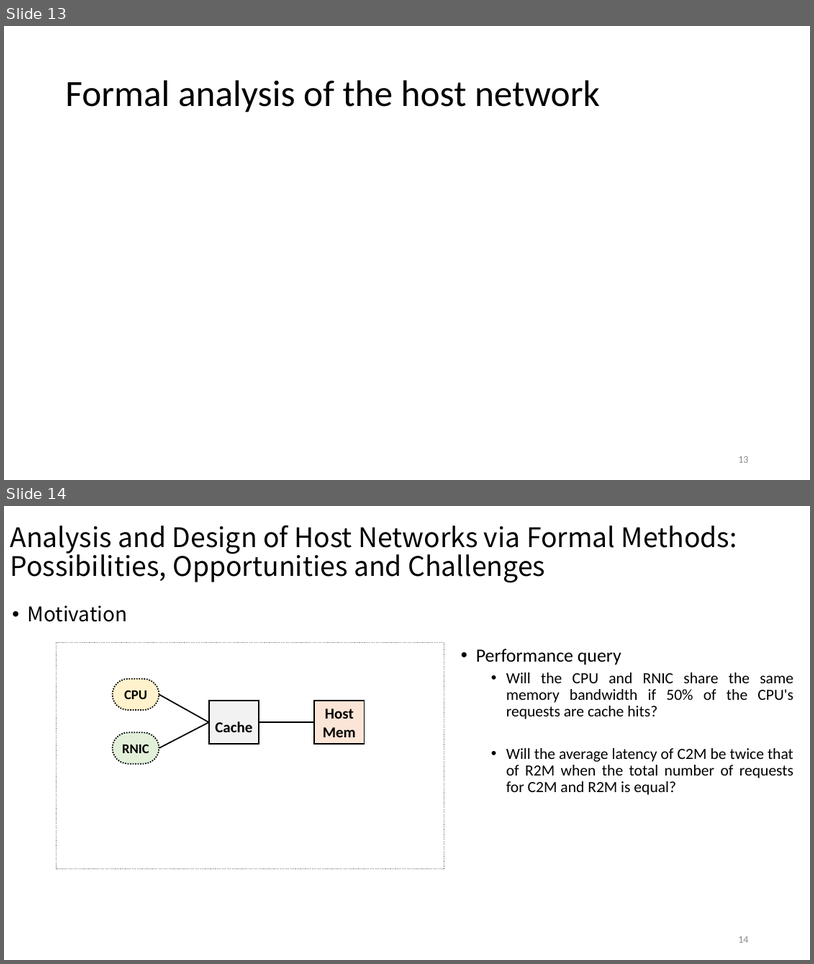
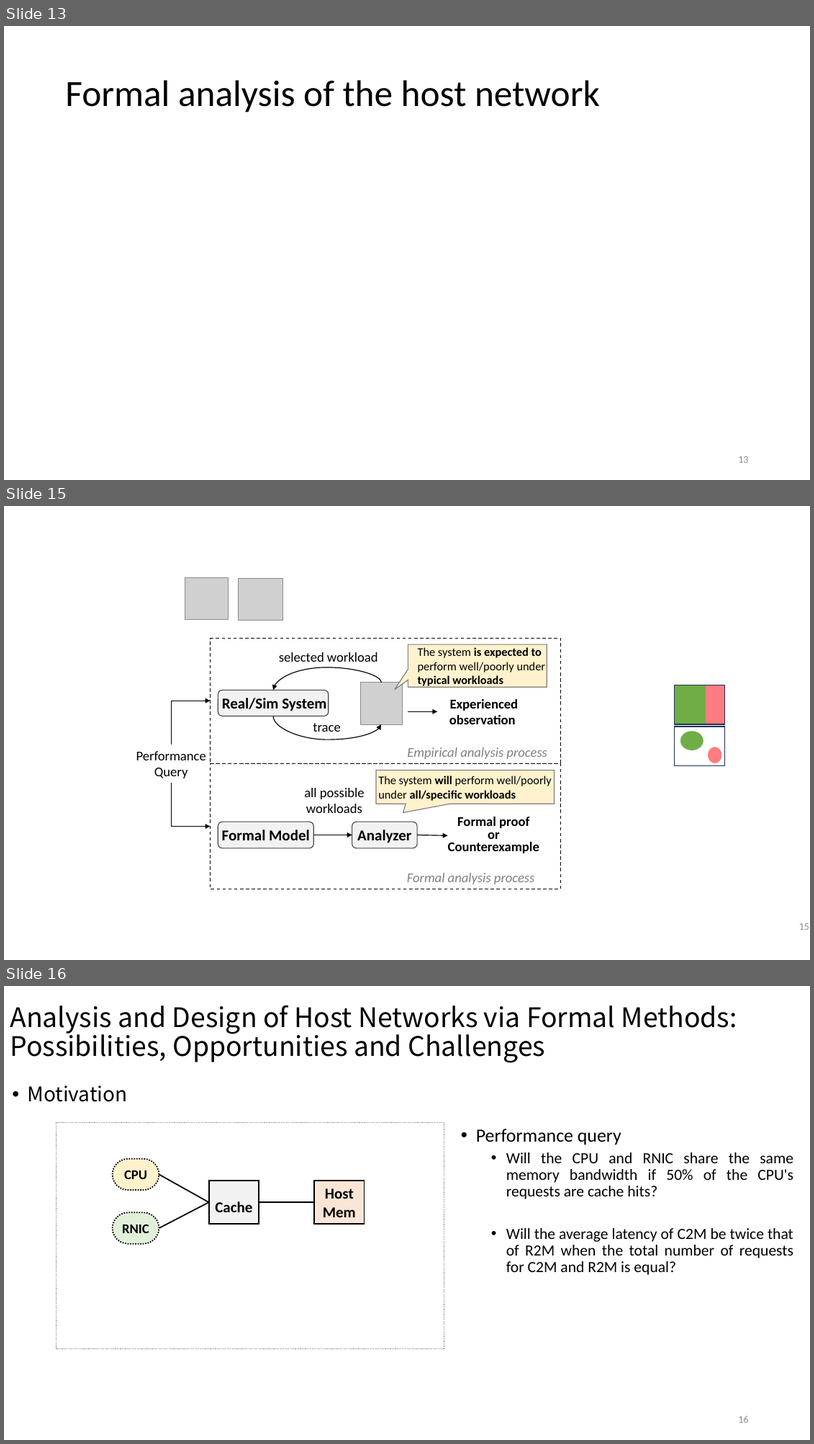
Before and after one commit to yrll/host-net-analysis, a slide deck: doc/host-network-verification-2025-06-rulan.pptx. Shown one above the other, each under a label of ours: slides 13 and 14 before the commit, slides 13, 15 and 16 after it; the slides between them are not shown. The pictures are 814x964 and 814x1444 pixels, drawn with LibreOffice and Linux fonts; fonts in the diff are those of the drawing; grey boxes stand for pictures. Boxes give left, top, right and bottom in pixels: in the first picture for what was removed or moved away, otherwise in the second. Text is boxed around its words. In the diff, an @@ line names an element or a change of style, - is before the commit and + after.

```diff
--- a/doc/host-network-verification-2025-06-rulan.pptx
+++ b/doc/host-network-verification-2025-06-rulan.pptx
@@ slide 15 added at (x1=4, y1=506, x2=810, y2=960), background #FFFFFF @@
@@ picture added at (x1=185, y1=577, x2=228, y2=619) @@
@@ picture added at (x1=239, y1=578, x2=283, y2=620) @@
@@ rounded rectangle added at (x1=211, y1=638, x2=561, y2=763), outline #000000 1 pt dashed @@
@@ text added at (x1=279, y1=652, x2=378, y2=662), 16 pt, text #000000 @@
+selected workload
@@ speech box added at (x1=408, y1=644, x2=548, y2=687), fill #FFF2CC, outline #808080 1 pt, 14 pt, text #000000 @@
+The system is expected to perform well/poorly under typical workloads
@@ curved arrow added from (381, 682) to (273, 690), #000000 1 pt @@
@@ rounded rectangle added at (x1=218, y1=690, x2=329, y2=716), fill #F2F2F2, outline #484848 1 pt, 18 pt, text #000000, bold @@
+Real/Sim System
@@ picture added at (x1=360, y1=682, x2=402, y2=724) @@
@@ text added at (x1=450, y1=699, x2=519, y2=724), 16 pt, text #000000, bold @@
+Experienced observation
@@ rectangle added at (x1=675, y1=685, x2=706, y2=724), fill #70AD47 @@
@@ rectangle added at (x1=675, y1=685, x2=725, y2=724), outline #1E3256 1 pt @@
@@ rectangle added at (x1=706, y1=685, x2=725, y2=724), fill #FF7C80 @@
@@ elbow arrow added from (172, 744) to (211, 701), #000000 1 pt @@
@@ curved arrow added from (273, 716) to (381, 724), #000000 1 pt @@
@@ arrow added from (408, 712) to (437, 712), #000000 1 pt @@
@@ text added at (x1=313, y1=723, x2=340, y2=731), 16 pt, text #000000 @@
+trace
@@ rectangle added at (x1=675, y1=726, x2=725, y2=765), fill #FFFFFF, outline #1E3256 1 pt @@
@@ ellipse added at (x1=681, y1=731, x2=704, y2=750), fill #70AD47 @@
@@ text added at (x1=136, y1=751, x2=206, y2=778), 16 pt, text #000000 @@
+Performance Query
@@ rounded rectangle added at (x1=211, y1=764, x2=561, y2=889), outline #000000 1 pt dashed @@
@@ text added at (x1=407, y1=747, x2=547, y2=759), 16 pt, text #808080, italic @@
+Empirical analysis process
@@ ellipse added at (x1=708, y1=746, x2=722, y2=763), fill #FF7C80 @@
@@ elbow arrow added from (172, 783) to (211, 826), #000000 1 pt @@
@@ speech box added at (x1=376, y1=770, x2=555, y2=803), fill #FFF2CC, outline #808080 1 pt, 14 pt, text #000000 @@
+The system will perform well/poorly under all/specific workloads
@@ text added at (x1=304, y1=788, x2=365, y2=813), 16 pt, text #000000 @@
+all possible workloads
@@ rounded rectangle added at (x1=218, y1=822, x2=314, y2=849), fill #F2F2F2, outline #484848 1 pt, 18 pt, text #000000, bold @@
+Formal Model
@@ rounded rectangle added at (x1=352, y1=822, x2=418, y2=849), fill #F2F2F2, outline #484848 1 pt, 18 pt, text #000000, bold @@
+Analyzer
@@ text added at (x1=448, y1=816, x2=540, y2=853), 16 pt, text #000000, bold @@
+Formal proof
+or Counterexample
@@ arrow added from (314, 834) to (352, 834), #000000 1 pt @@
@@ arrow added from (418, 834) to (448, 835), #000000 1 pt @@
@@ text added at (x1=407, y1=872, x2=535, y2=884), 16 pt, text #808080, italic @@
+Formal analysis process
@@ page number added at (x1=800, y1=923, x2=810, y2=929), 12 pt, text #8C8C8C @@
+15
@@ what was slide 14 is now slide 16 @@
@@ page number at (x1=738, y1=1416, x2=748, y2=1422): text changed @@
-14
+16
```
Also in this commit, not shown: 1 other slide added, 2 other files.
